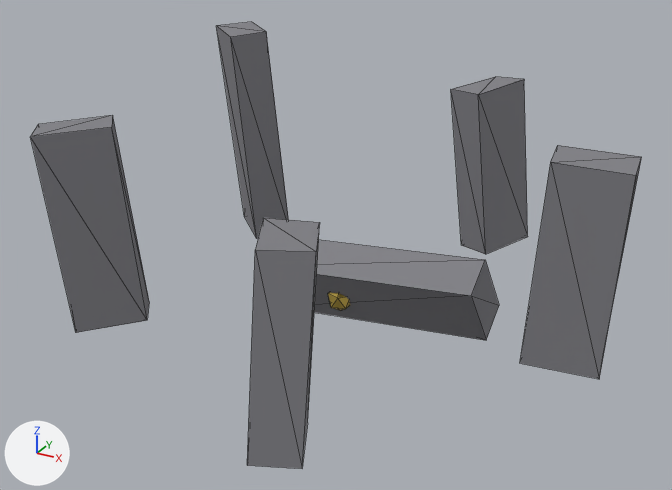
A saved change to the glTF model public/assets/models/standing_stones.glb.
Rendered twice from a camera (50 mm lens) standing at (5.16, -9.5, 5.59) and looking at (0.09, -0.27, 0.98). Lighting does not change. The marker at lower left points along +X, +Y and +Z. The first picture is the older version. Mesh edges are drawn as thin lines. Vertices at exactly the same position are counted once.

Objects in the first picture: 'standing_stones'.
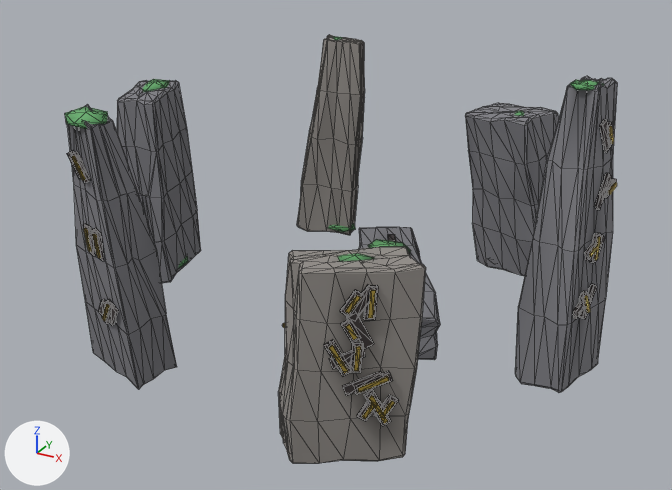
Where the change shows, as pixel boxes [x1, y1, x2, y2] in the pictures (672 x 490 px; the box of a moved part takes in the faces that stretch with it):
'standing_stones', reshaped (10% narrower)
    before: [31, 22, 642, 469]
    after: [65, 35, 617, 464]
part 1 of me_standing_stones_m0_002, moved or reshaped
    before: [31, 115, 149, 333]
    after: [585, 243, 596, 261]
part 2 of me_standing_stones_m0_002, moved or reshaped
    before: [314, 240, 499, 340]
    after: [590, 233, 601, 263]
part 3 of me_standing_stones_m0_002, moved or reshaped
    before: [451, 76, 528, 254]
    after: [598, 234, 605, 256]
part 4 of me_standing_stones_m0_002, moved or reshaped
    before: [217, 22, 289, 239]
    after: [607, 122, 612, 145]
part 5 of me_standing_stones_m0_002, moved or reshaped (not visible afterwards)
    before: [520, 145, 642, 379]
part 6 of me_standing_stones_m0_002, added
    after: [107, 304, 118, 325]
part 7 of me_standing_stones_m0_002, added
    after: [71, 151, 90, 183]
part 8 of me_standing_stones_m0_002, deleted
    before: [328, 292, 350, 310]
part 9 of me_standing_stones_m0_002, built on
    before: [247, 218, 320, 469]
    after: [278, 35, 617, 464]
part 10 of me_standing_stones_m0_002, added
    after: [117, 79, 201, 283]
part 11 of me_standing_stones_m0_002, added
    after: [65, 104, 177, 389]

What changed in the scene script:
```text
Change mat_rock_dark:
    where n0 = _N.new('ShaderNodeBsdfPrincipled'); n0.name = 'Principled BSDF'
    remove n0.inputs[0].default_value = (0.22, 0.22, 0.24, 1.0)  # 'Base Color', grey #818186
    add n2 = _N.new('ShaderNodeMix'); n2.name = 'Mix'
    add n2.data_type = 'RGBA'
    add n2.blend_type = 'MULTIPLY'
    add n2.inputs[0].default_value = 1.0  # 'Factor'
    add n2.inputs[7].default_value = (0.22, 0.22, 0.24, 1.0)  # 'B', grey #818186
    add n3 = _N.new('ShaderNodeVertexColor'); n3.name = 'Color Attribute'
    add _L.new(n2.outputs[2], n0.inputs[0])  # 'Result' to 'Base Color'
    add _L.new(n3.outputs[0], n2.inputs[6])  # 'Color' to 'A'
Change mat_gold:
    where n0 = _N.new('ShaderNodeBsdfPrincipled'); n0.name = 'Principled BSDF'
    remove n0.inputs[0].default_value = (0.85, 0.62, 0.13, 1.0)  # 'Base Color', yellow #edce65
    add n2 = _N.new('ShaderNodeMix'); n2.name = 'Mix'
    add n2.data_type = 'RGBA'
    add n2.blend_type = 'MULTIPLY'
    add n2.inputs[0].default_value = 1.0  # 'Factor'
    add n2.inputs[7].default_value = (0.85, 0.62, 0.13, 1.0)  # 'B', yellow #edce65
    add n3 = _N.new('ShaderNodeVertexColor'); n3.name = 'Color Attribute'
    add _L.new(n2.outputs[2], n0.inputs[0])  # 'Result' to 'Base Color'
    add _L.new(n3.outputs[0], n2.inputs[6])  # 'Color' to 'A'
Add mat_leaf_green:
    mat_leaf_green = bpy.data.materials.new('Leaf_Green')
    # nodes: BsdfPrincipled, Mix, OutputMaterial, VertexColor
    # colours: green #65ad6c, mixed with the vertex colours
Add mat_rock_grey:
    mat_rock_grey = bpy.data.materials.new('Rock_Grey')
    # nodes: BsdfPrincipled, Mix, OutputMaterial, VertexColor
    # colours: grey #95908b, mixed with the vertex colours
Add mat_char_black:
    mat_char_black = bpy.data.materials.new('Char_Black')
    # nodes: BsdfPrincipled, Mix, OutputMaterial, VertexColor
    # colours: dark grey #3f3838, mixed with the vertex colours
Change me_standing_stones_m0_002:
    remove me_standing_stones_m0_002.from_pydata(...)  # 60 vertices, 92 faces; spans x -3.04..3.52, y -3.47..3.41, z -0.37..3.08
    add me_standing_stones_m0_002.from_pydata(...)  # 2239 vertices, 3958 faces; spans x -3.37..3.28, y -3.18..3.16, z -0.18..3.31
    me_standing_stones_m0_002 part 1: the loose piece of 8 vertices spanning x -2.99..-1.86, y -2.34..-1.19, z -0.03..2.57 is multiplied about its middle by the matrix ((-0.066, 0.07, 0.017), (-0.016, -0.037, 0.089), (0.071, 0.058, 0.036)), then moved by (5.59, 1.55, 0.27), in mat_char_black
    me_standing_stones_m0_002 part 2: the loose piece of 8 vertices spanning x -1.14..1.94, y -0.26..0.66, z -0.37..0.97 is multiplied about its middle by the matrix ((0.006, -0.081, -0.065), (0.016, 0.065, -0.08), (0.103, -0.005, 0.016)), then moved by (2.78, -0.32, 1.24), in mat_char_black
    me_standing_stones_m0_002 part 3: the loose piece of 8 vertices spanning x 0.39..1.46, y 2.28..3.41, z -0.03..2.47 is multiplied about its middle by the matrix ((0.093, -0.027, 0.016), (0.011, 0.075, 0.062), (-0.03, -0.057, 0.074)), then moved by (2.27, -2.88, 0.31), in mat_char_black
    me_standing_stones_m0_002 part 4: the loose piece of 8 vertices spanning x -3.04..-1.83, y 1.19..2.34, z -0.02..3.08 is multiplied about its middle by the matrix ((0.051, 0.076, -0.001), (-0.067, 0.045, -0.043), (-0.035, 0.024, 0.081)), then moved by (5.57, -1.65, 1.2), in mat_char_black
    me_standing_stones_m0_002 part 5: the loose piece of 8 vertices spanning x 2.46..3.52, y -0.36..0.35, z -0.02..2.52 is multiplied about its middle by the matrix ((-0.007, 0.098, 0.027), (-0.038, 0.023, -0.092), (-0.094, -0.016, 0.035)), then moved by (-6.3, 0.21, -0.53), in mat_char_black
    me_standing_stones_m0_002 part 6: the loose piece of 8 vertices spanning x -1.14..1.94, y -0.26..0.66, z -0.37..0.97 is copied, and the copy is multiplied about its middle by the matrix ((0.057, 0.063, -0.051), (-0.031, 0.074, 0.057), (0.074, -0.017, 0.062)), then moved by (-1.72, -2.97, 0.51), in mat_char_black; it spans x -1.44..-1.2, y -2.83..-2.71, z 0.66..0.96
    me_standing_stones_m0_002 part 7: the loose piece of 8 vertices spanning x -3.04..-1.83, y 1.19..2.34, z -0.02..3.08 is copied, and the copy is multiplied about its middle by the matrix ((-0.082, 0.04, -0.054), (-0.044, -0.096, -0.005), (-0.051, 0.019, 0.091)), then moved by (0.96, -4.59, 0.96), in mat_char_black; it spans x -1.6..-1.36, y -2.87..-2.79, z 2.33..2.66
    me_standing_stones_m0_002 part 8: the loose piece of 12 vertices spanning x -0.16..0.16, y -0.15..0.15, z -0.08..0.28 is deleted
    me_standing_stones_m0_002 part 9: 8 vertices removed from x 0.48..1.4, y -3.47..-2.23, z -0.03..2.25; 1581 vertices added at x -2.01..3.28, y -3.18..3.16, z -0.18..3.31
    me_standing_stones_m0_002 part 10: 282 vertices added at x -3.37..-2.45, y -0.6..0.65, z -0.13..2.57
    me_standing_stones_m0_002 part 11: 272 vertices added at x -2.03..-0.93, y -2.91..-1.97, z -0.14..3.06
    other edits to the shape of me_standing_stones_m0_002 do not show in these pictures
    add me_standing_stones_m0_002.materials.append(mat_char_black)
    add me_standing_stones_m0_002.materials.append(mat_leaf_green)
    add me_standing_stones_m0_002.materials.append(mat_rock_grey)
```
